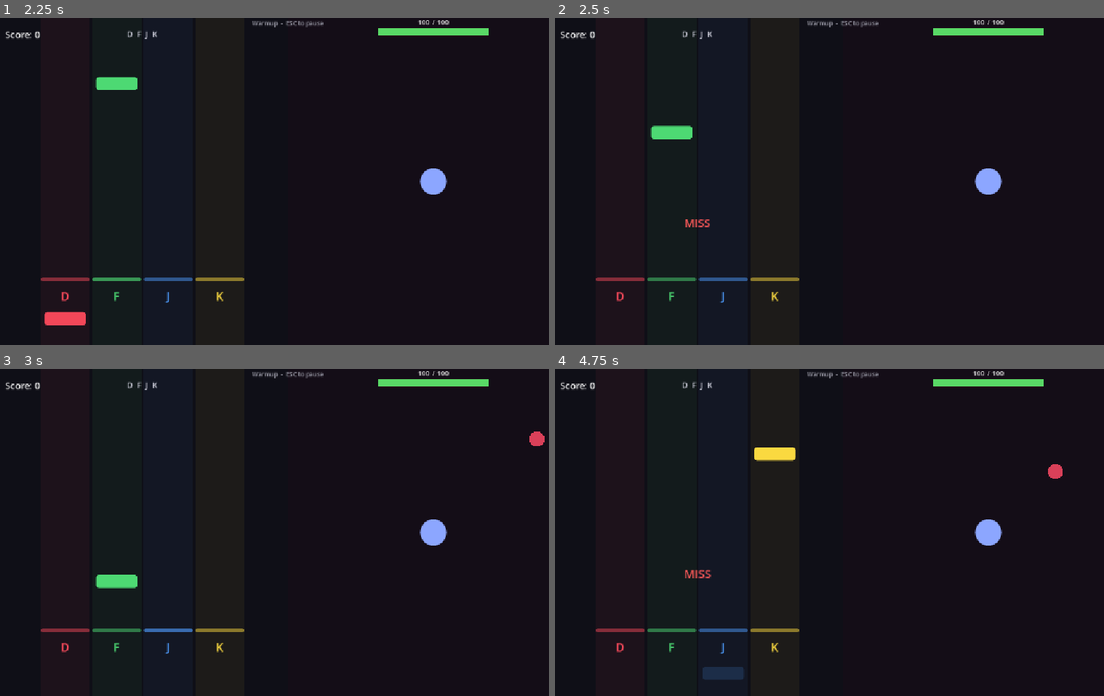
Above: before the commit, frames 1-4 (two rows, left to right).
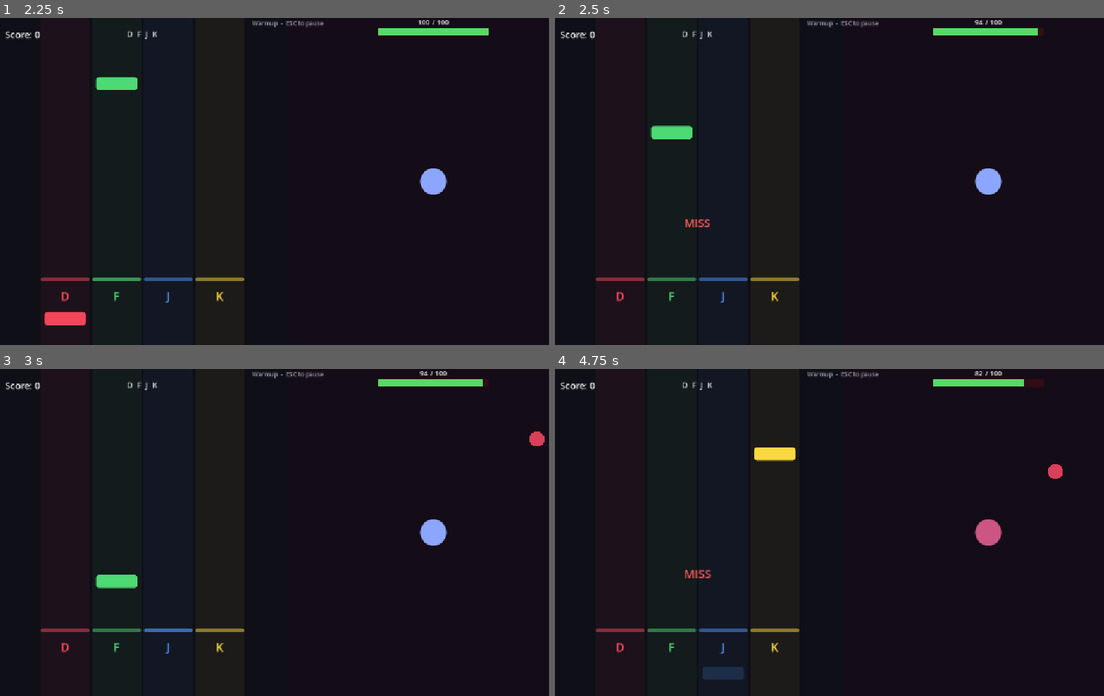
Above: after the commit, the same moments.

Repository: benjamintian2005/punk-knight
Game: Godot game, scene res://scenes/LevelSelect.tscn
The game is run twice, just before and just after one commit, with the same random seed, the same clock (stepped at 60 frames per second) and the same inputs.
Inputs:
- Up to frame 1 (2.25 s): click "Warmup" at 0.5 s; tap Enter (ui_accept) at 1.25, 1.52 s; tap D (lane_0) at 1.35 s; tap F (lane_1) at 2.1 s
- Up to frame 2 (2.5 s): tap Enter (ui_accept) at 2.27 s
- Up to frame 3 (3 s): tap J (lane_2) at 2.85 s
- Up to frame 4 (4.75 s): tap K (lane_3) at 3.6 s; tap Enter (ui_accept) at 3.77, 4.52 s; tap D (lane_0) at 4.35 s

Frame 1 is identical in both runs. In frame 2, less than 0.1% of the frame differs, in the area x 76-90%, y 0-6%; in frame 3, less than 0.1%; in frame 4, 0.5%, in the area x 76-90%, y 0-54%.

Commit message:
Add miss feedback and pause menu keyboard focus
- Missing a note now chips a small amount of HP off the battle
  character and flashes it red, tying the rhythm and battle halves
  together instead of misses doing nothing to the right side.
- Opening the pause menu now grabs focus on Resume so keyboard/
  gamepad players can reach the sliders and buttons via Tab/D-pad
  instead of needing a mouse.

Co-Authored-By: Claude Sonnet 5 <noreply@anthropic.com>
Claude-Session: https://claude.ai/code/session_016HjaUzBef9n3auBLiqnyCd

Diff:
--- a/scripts/BattleSide.gd
+++ b/scripts/BattleSide.gd
@@ -25,6 +25,9 @@
 const GOOD_KNOCKBACK := 90.0
 const GOOD_DURATION := 0.3
 const GOOD_COLOR := Color(0.5, 0.9, 1.0)
+
+const MISS_DAMAGE := 6.0
+const MISS_FLINCH_COLOR := Color(1.6, 0.35, 0.35)
 
 var active := true
 var elapsed_time := 0.0
@@ -305,6 +308,20 @@
 	tween.tween_property(character_node, "scale", Vector2(1.0, 1.0), 0.12)
 
 
+func trigger_miss() -> void:
+	if not active:
+		return
+
+	take_damage(MISS_DAMAGE)
+	_flinch_character()
+
+
+func _flinch_character() -> void:
+	var tween := create_tween()
+	tween.tween_property(character_node, "modulate", MISS_FLINCH_COLOR, 0.05)
+	tween.tween_property(character_node, "modulate", Color(1, 1, 1), 0.2)
+
+
 func take_damage(amount: float) -> void:
 	character_hp = max(character_hp - amount, 0.0)
 	update_hp_bar()
--- a/scripts/Main.gd
+++ b/scripts/Main.gd
@@ -4,6 +4,7 @@
 var battle_side: Control
 var game_over_overlay: Control
 var pause_overlay: Control
+var pause_resume_button: Button
 
 
 func _ready() -> void:
@@ -32,6 +33,7 @@
 	add_child(divider)
 
 	rhythm_side.note_hit.connect(battle_side.trigger_pulse)
+	rhythm_side.note_missed.connect(battle_side.trigger_miss)
 	battle_side.player_died.connect(_on_player_died)
 
 	var level_label := Label.new()
@@ -112,9 +114,9 @@
 	panel.add_child(music_row.container)
 	music_row.slider.value_changed.connect(_on_music_volume_changed.bind(music_row.value_label))
 
-	var resume_button := _build_pause_button("Resume", Vector2(30.0, 200.0), panel_width - 60.0)
-	resume_button.pressed.connect(_resume)
-	panel.add_child(resume_button)
+	pause_resume_button = _build_pause_button("Resume", Vector2(30.0, 200.0), panel_width - 60.0)
+	pause_resume_button.pressed.connect(_resume)
+	panel.add_child(pause_resume_button)
 
 	var quit_button := _build_pause_button("Quit to Level Select", Vector2(30.0, 250.0), panel_width - 60.0)
 	quit_button.pressed.connect(_quit_to_level_select)
@@ -176,6 +178,7 @@
 	pause_overlay.visible = true
 	rhythm_side.set_active(false)
 	battle_side.set_active(false)
+	pause_resume_button.grab_focus()
 
 
 func _resume() -> void:
--- a/scripts/RhythmSide.gd
+++ b/scripts/RhythmSide.gd
@@ -1,6 +1,7 @@
 extends Control
 
 signal note_hit(judgment: String)
+signal note_missed
 
 const LANE_COUNT := 4
 const LANE_KEY_LABELS := ["D", "F", "J", "K"]
@@ -284,6 +285,7 @@
 	update_labels()
 	show_judgment("MISS", Color(1.0, 0.35, 0.35))
 	remove_note(note)
+	note_missed.emit()
 
 
 func remove_note(note: Dictionary) -> void:
